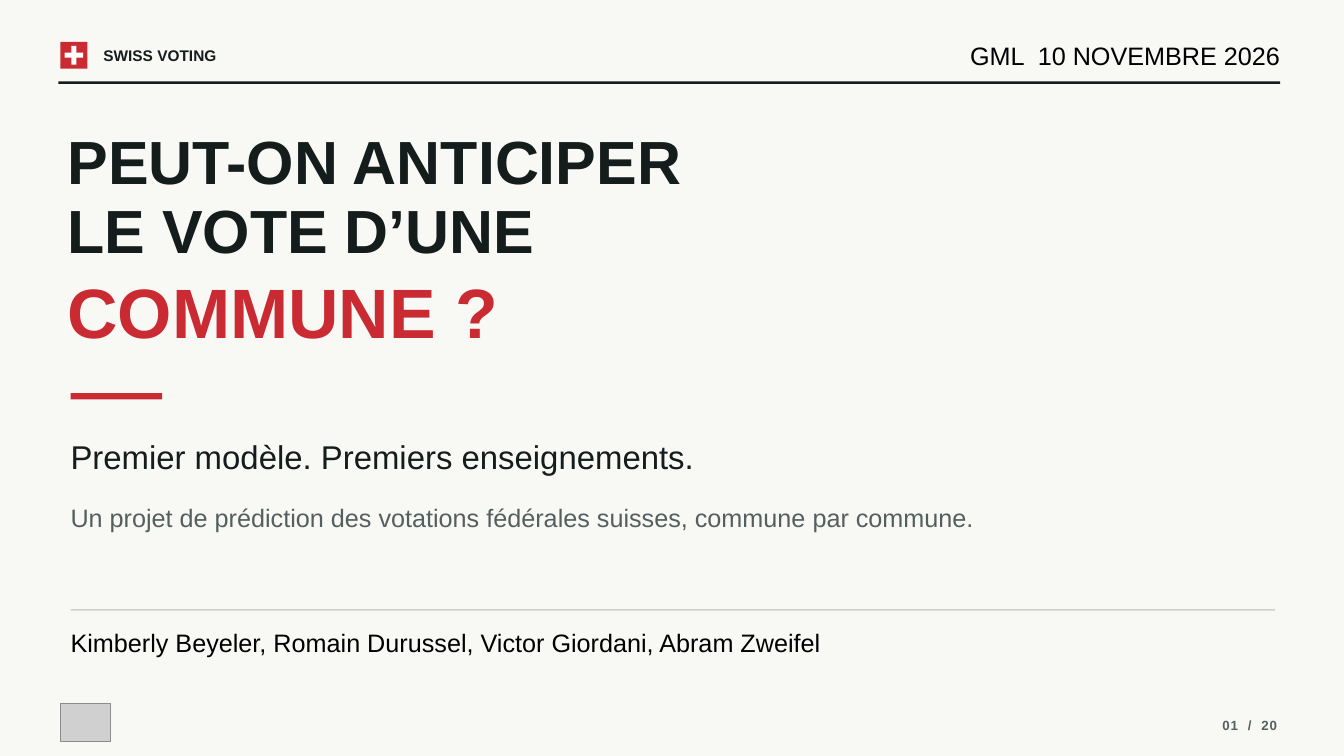
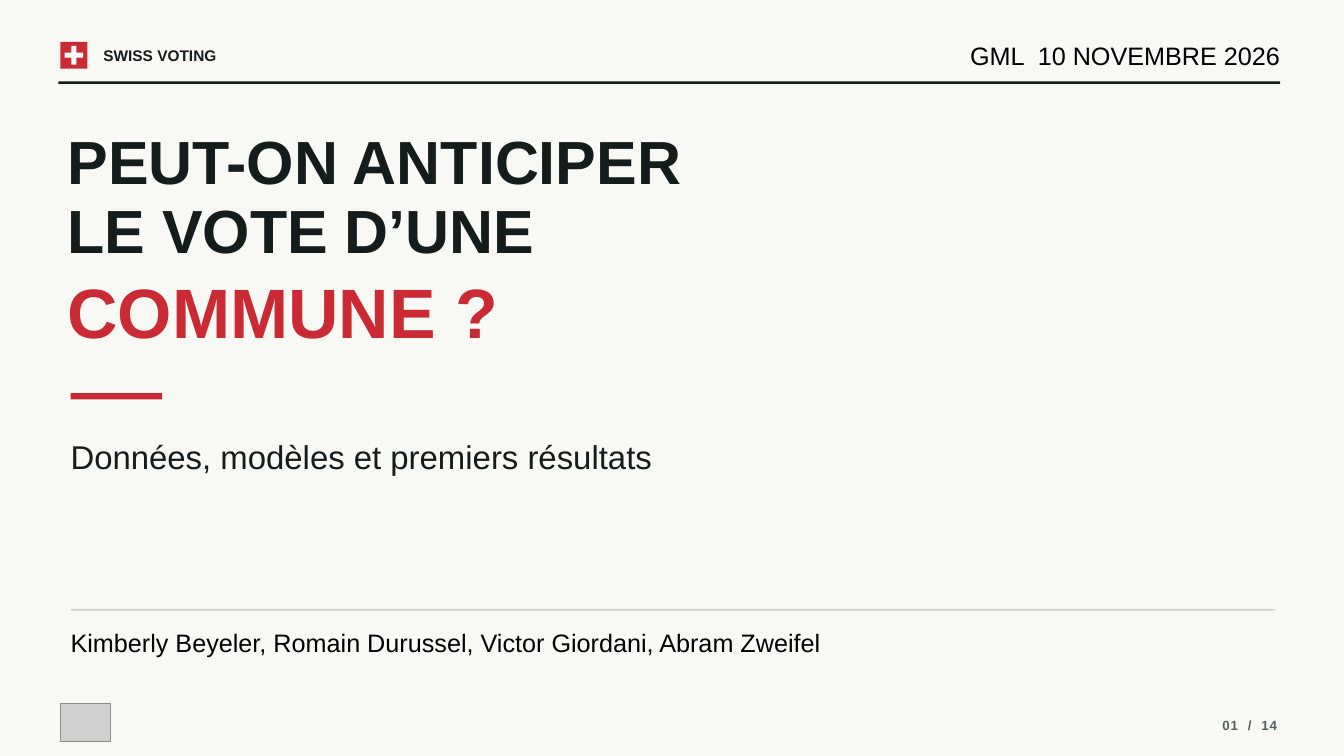
Before and after one commit to VictorGTheCoder/GML-Swiss-Voting, a slide deck: slide 1 of presentation/GML_Presentation.pptx. Drawn at 1344x756 pixels with LibreOffice and Linux fonts; fonts in the diff are those of the drawing; grey boxes stand for pictures. Boxes give left, top, right and bottom in pixels: in the first picture for what was removed or moved away, otherwise in the second. Text is boxed around its words. In the diff, an @@ line names an element or a change of style, - is before the commit and + after.

```diff
--- a/presentation/GML_Presentation.pptx
+++ b/presentation/GML_Presentation.pptx
@@ text at (71,444,652,476): text changed @@
-Premier modèle. Premiers enseignements.
+Données, modèles et premiers résultats
@@ text removed at (71,508,974,532) @@
-Un projet de prédiction des votations fédérales suisses, commune par commune.
@@ text at (1222,721,1277,730): text changed @@
-01 / 20
+01 / 14
```
Also in this commit, not shown: 12 other slides changed, 7 slides removed, 1 other file.
